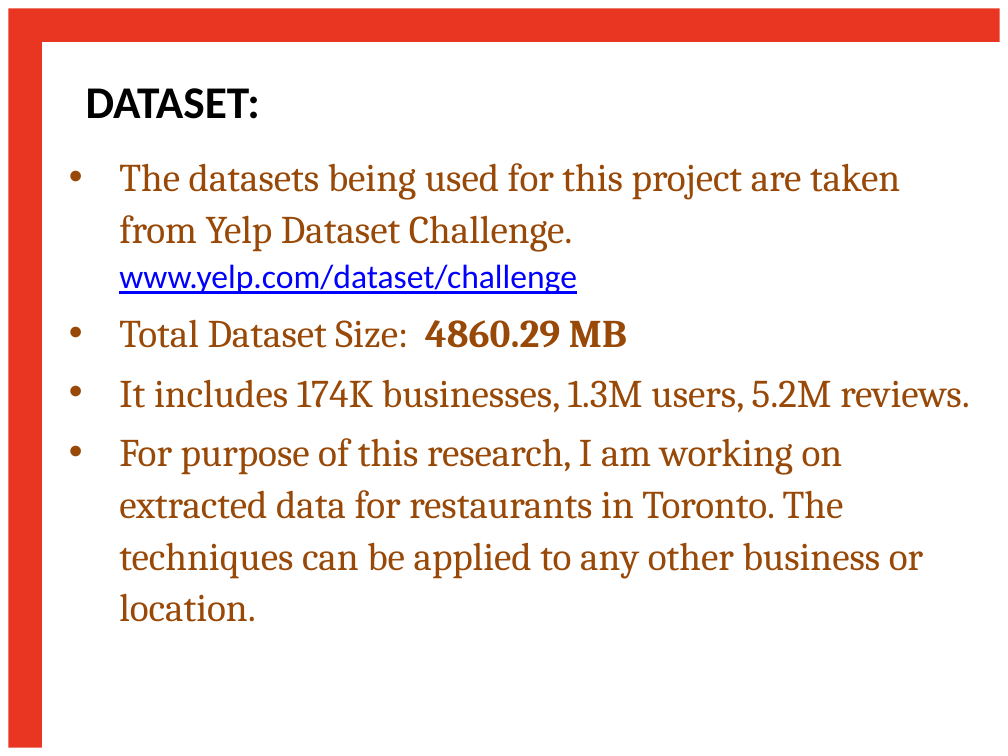
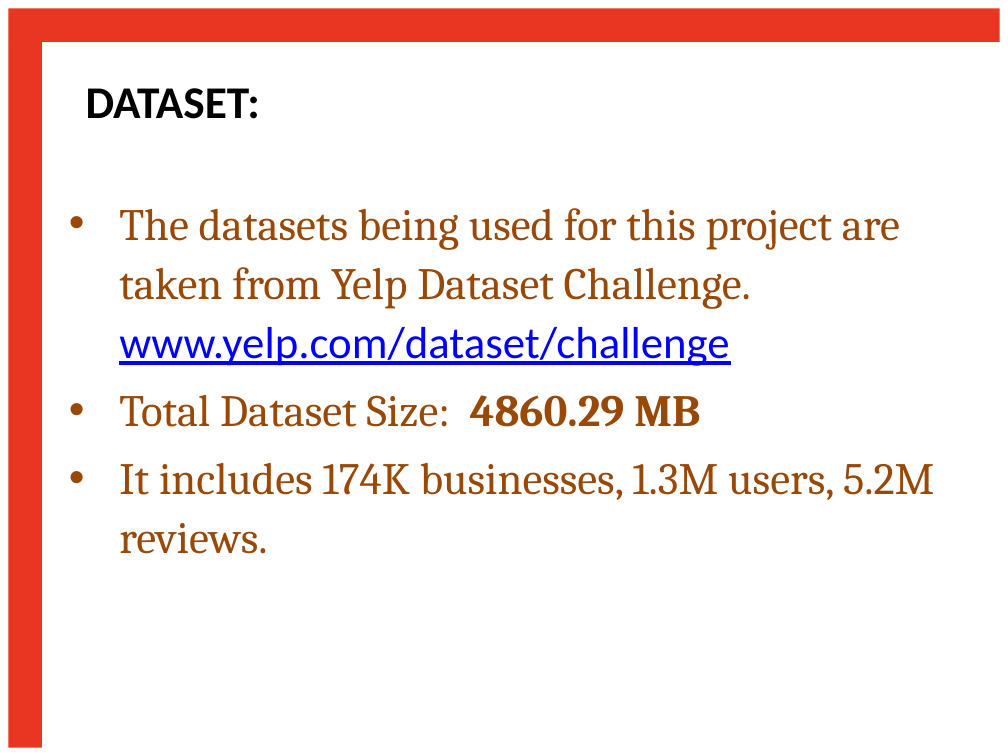
Before and after one commit to priyankaaggarwal/Yelp_dataset_eval, a slide deck: slide 2 of yelp_project.pptx. Drawn at 1008x756 pixels with LibreOffice and Linux fonts; fonts in the diff are those of the drawing. Boxes give left, top, right and bottom in pixels: in the first picture for what was removed or moved away, otherwise in the second. Text is boxed around its words. In the diff, an @@ line names an element or a change of style, - is before the commit and + after.

Commit message:
ppt

```diff
--- a/yelp_project.pptx
+++ b/yelp_project.pptx
@@ subtitle "The datasets being used for ...": place and size @@
-subtitle "The datasets being used for ..." at <box>119,163,970,622</box>
+subtitle "The datasets being used for ..." at <box>119,208,934,554</box>
@@ subtitle "The datasets being used for ..." at <box>119,208,934,554</box>: size 28 to 32 pt in "The datasets being used for this project ...", "Total Dataset Size: 4860.29 MB", "It includes 174K businesses, 1.3M users, 5.2M ..."; size 24 to 32 pt in "www.yelp.com/dataset/challenge" @@
@@ subtitle at <box>119,438,923,622</box>: paragraph removed @@
-• For purpose of this research, I am working on extracted data for restaurants in Toronto. The techniques can be applied to any other business or location.
```
Also in this commit, not shown: 1 other slide changed, 1 other file.
